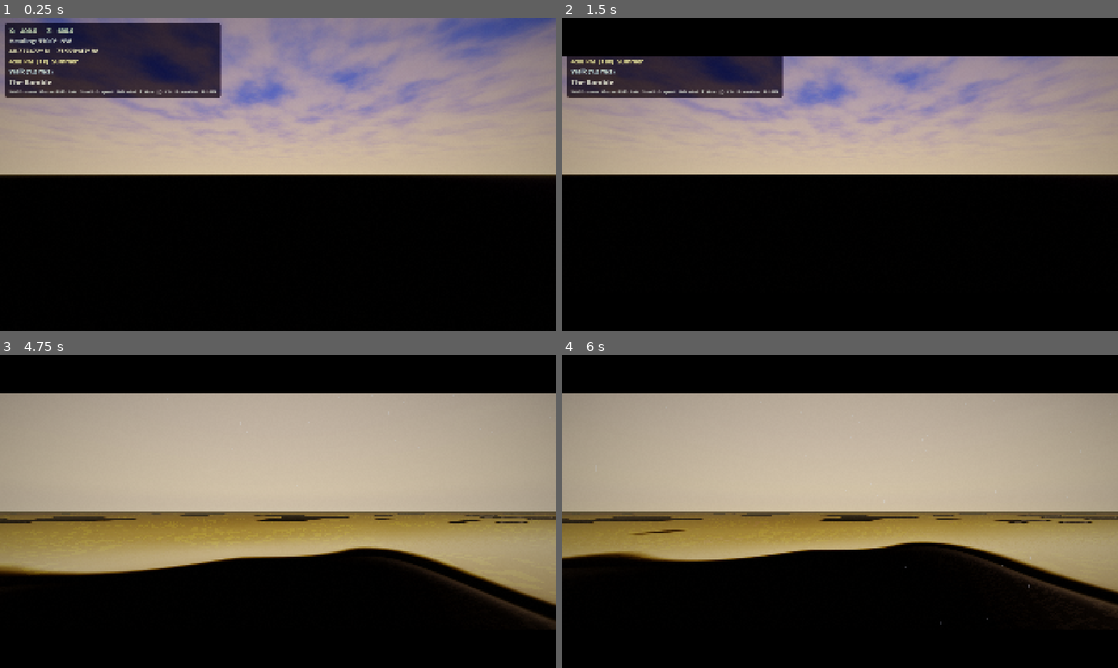
Above: before the commit, frames 1-4 (two rows, left to right).
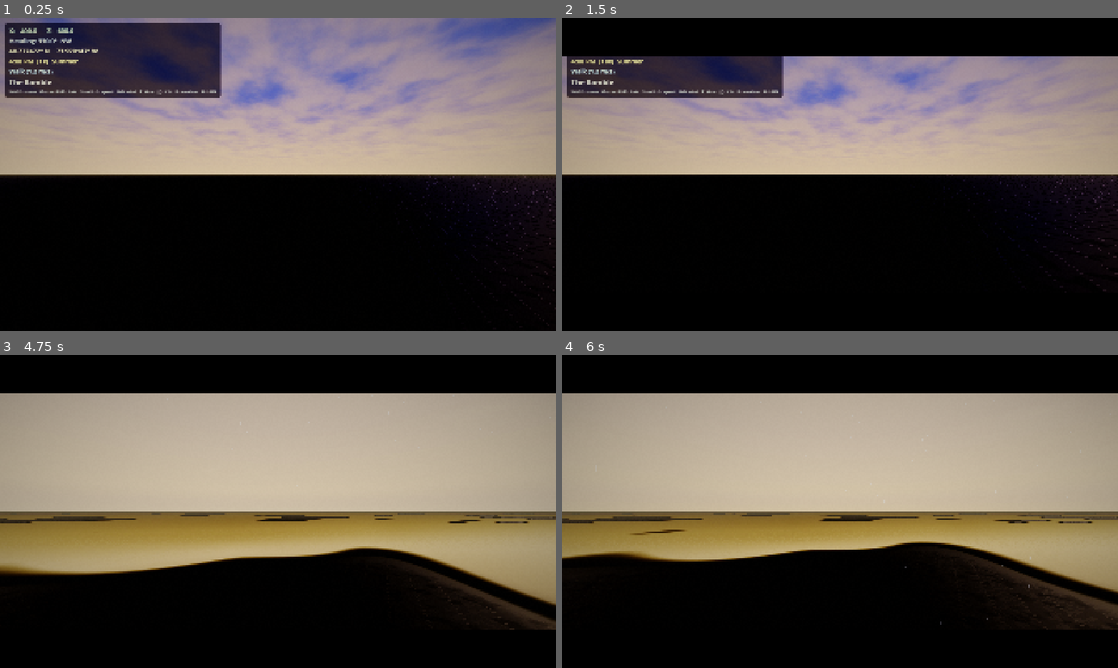
Above: after the commit, the same moments.

Repository: Central-Park-Walk/central-park-walk
Game: Godot game, scene res://main.tscn
Same seed, same stepped clock (60 frames per second), same inputs: the game is played once before the commit and once after it.
Inputs (mouse positions are in pixels of both pictures, inside the frame that each line leads up to):
- Up to frame 1 (0.25 s): no input
- Up to frame 2 (1.5 s): tap Enter at 0.5 s; move the mouse to (962, 158) at 0.52 s; hold D 0.53-1.28 s; tap T at 0.6 s; click (962, 158) at 0.67 s; move the mouse to (728, 190) at 1.27 s; hold S from 1.28 s (still down); tap L at 1.35 s
- Up to frame 3 (4.75 s): move the mouse to (333, 442) at 2.02 s; release S at 2.03 s; hold D 2.03-2.78 s; tap one key every 0.75 s from 2.1 s: P G H 9; move the mouse to (250, 574) at 2.77 s; hold W 2.78-3.53 s; click (250, 574) at 2.92 s; move the mouse to (444, 558) at 3.52 s; hold A from 3.53 s (still down); move the mouse to (111, 464) at 4.27 s
- Up to frame 4 (6 s): move the mouse to (867, 511) at 5.02 s; release A at 5.03 s; hold S 5.03-5.78 s; tap 0 at 5.1 s; click (867, 511) at 5.17 s; move the mouse to (756, 433) at 5.77 s; hold D from 5.78 s (still down); tap N at 5.85 s

The runs differ from the first frame. In frame 1, 0.3% of the frame differs, in the area x 70-100%, y 50-94%; in frame 2, 0.3%, in the area x 69-100%, y 50-88%; in frame 3, 0.1%; in frame 4, 0.2%.

Commit message:
Replace splat map atlas with vertex color surface blending
The fundamental architectural change: surface type classification moves
from a GPU texture atlas (8K RG8, filter_nearest → hard 0.61m cell
boundaries) to per-vertex colors baked in Python with Gaussian smoothing.
GPU hardware interpolation across triangle faces creates natural ~2m
transitions at all surface boundaries. No more grid artifacts.

Pipeline (convert_to_godot.py):
- prebake_world_atlas() returns surface array
- prebake_terrain_mesh() computes Gaussian-smoothed blend weights per vertex
- RGBA8 vertex colors: R=paved, G=unpaved, B=rock, A=building
- Sigma=2.5 pixels (~1.5m) blur for natural path-grass transitions
- terrain_mesh.bin v2 format with version marker + vertex color data

Runtime (main.gd):
- Reads v2 binary format with PackedColorArray
- Adds ARRAY_COLOR to terrain ArrayMesh
- Removes GPU atlas texture upload (_apply_surface_atlas)
- CPU-side atlas kept for builder queries (tree/grass placement)

Shader (terrain.gdshader):
- Reads vert_color varying instead of sampling surface_atlas texture
- Removes all 19 texture(surface_atlas, ...) calls
- Removes 4-neighbor sampling for path edge softening (vertex interpolation
  handles this naturally)
- Removes 4-neighbor water detection (uses shore_distance instead)
- Path/rock blending uses smooth vertex color weights with mix()
- ~80 lines of neighbor-sampling code eliminated

Co-Authored-By: Claude Opus 4.6 <noreply@anthropic.com>

Diff:
--- a/main.gd
+++ b/main.gd
@@ -194,8 +194,10 @@
 		print("main: landuse map: %d ms" % (Time.get_ticks_msec() - _mt)); _mt = Time.get_ticks_msec()
 		_apply_structure_mask()
 		print("main: structure mask: %d ms" % (Time.get_ticks_msec() - _mt)); _mt = Time.get_ticks_msec()
-		_apply_surface_atlas()
-		print("main: surface atlas: %d ms" % (Time.get_ticks_msec() - _mt)); _mt = Time.get_ticks_msec()
+		# Surface atlas GPU texture no longer needed — vertex colors in terrain mesh
+		# provide smooth surface blending. CPU-side atlas still used by builders.
+		# _apply_surface_atlas()
+		print("main: vertex colors replace surface atlas GPU texture")
 	_player = _setup_player()
 	if _park_loader and _park_loader.boundary_polygon.size() > 2:
 		_player.boundary_polygon = _park_loader.boundary_polygon
@@ -1550,6 +1552,8 @@
 	# At 8192×8192 (0.61m cells), LiDAR detail is preserved: bridge decks,
 	# parapets, steps, retaining walls, rock outcrops — all in the geometry.
 	# Shader heightmap texture provides per-pixel normals for sub-cell shading.
+	# V2 format: vertex colors encode smoothed surface blend weights — GPU
+	# interpolation creates smooth transitions, eliminating the splat map grid.
 	var mesh_path := "res://terrain_mesh.bin"
 	if not FileAccess.file_exists(mesh_path):
 		print("ERROR: terrain_mesh.bin not found — run convert_to_godot.py")
@@ -1558,6 +1562,8 @@
 	var n_verts := mf.get_32()
 	var n_indices := mf.get_32()
 	var world_sz := mf.get_float()
+	# Check for v2 format (has vertex colors)
+	var mesh_version := mf.get_32()  # v2 = vertex colors present
 	# Read positions: n_verts × 3 floats (x, y, z interleaved)
 	var pos_buf := mf.get_buffer(n_verts * 12)
 	var pos_f32 := pos_buf.to_float32_array()
@@ -1570,6 +1576,19 @@
 		var pz := pos_f32[i * 3 + 2]
 		verts[i] = Vector3(px, pos_f32[i * 3 + 1], pz)
 		uvs[i] = Vector2((px + half) * inv_ws, (pz + half) * inv_ws)
+	# Read vertex colors if v2 format: n_verts × 4 bytes (RGBA8)
+	# R=paved path blend, G=unpaved blend, B=rock blend, A=building blend
+	var vert_colors := PackedColorArray()
+	if mesh_version >= 2:
+		var col_buf := mf.get_buffer(n_verts * 4)
+		vert_colors.resize(n_verts)
+		for i in n_verts:
+			vert_colors[i] = Color(
+				col_buf[i * 4] / 255.0,
+				col_buf[i * 4 + 1] / 255.0,
+				col_buf[i * 4 + 2] / 255.0,
+				col_buf[i * 4 + 3] / 255.0)
+		print("Terrain: vertex colors loaded (v2 — smooth surface blending)")
 	# Read indices: n_indices × uint32
 	var idx_buf := mf.get_buffer(n_indices * 4)
 	var indices := idx_buf.to_int32_array()
@@ -1580,6 +1599,8 @@
 	var arrays: Array = []; arrays.resize(Mesh.ARRAY_MAX)
 	arrays[Mesh.ARRAY_VERTEX]  = verts
 	arrays[Mesh.ARRAY_TEX_UV]  = uvs
+	if not vert_colors.is_empty():
+		arrays[Mesh.ARRAY_COLOR] = vert_colors
 	arrays[Mesh.ARRAY_INDEX]   = indices
 	var mesh := ArrayMesh.new()
 	mesh.add_surface_from_arrays(Mesh.PRIMITIVE_TRIANGLES, arrays)
--- a/shaders/terrain.gdshader
+++ b/shaders/terrain.gdshader
@@ -67,11 +67,16 @@
 // Structure mask from LiDAR (HH - BE difference): 0=ground, 1-254=height in half-feet
 uniform sampler2D structure_mask : filter_linear, repeat_disable;
 
-// World atlas surface type (R channel from world_atlas.bin, 8K):
-// 0=outside, 1=grass, 2=paved_path, 3=unpaved_path, 4=water, 5=building, 6=bridge, 7=rock
-uniform sampler2D surface_atlas : filter_nearest, repeat_disable;
+// Vertex colors encode smoothed surface blend weights (from convert_to_godot.py):
+// R = paved path/bridge blend (0-1, Gaussian smoothed)
+// G = unpaved trail blend (0-1, Gaussian smoothed)
+// B = rock blend (0-1, slope + atlas smoothed)
+// A = building area blend (0-1)
+// GPU hardware interpolation across triangle faces creates smooth transitions —
+// no more 0.61m grid artifacts from the old splat map atlas.
 
 varying vec3 world_pos;
+varying vec4 vert_color;
 
 #include "res://shaders/include/hash_noise.gdshaderinc"
 
@@ -122,6 +127,7 @@
 
 void vertex() {
 	world_pos = (MODEL_MATRIX * vec4(VERTEX, 1.0)).xyz;
+	vert_color = COLOR;  // GPU interpolates across triangle face → smooth transitions
 }
 
 void fragment() {
@@ -337,123 +343,84 @@
 		grass_rgh = mix(grass_rgh, d_rgh, dirt_blend);
 	}
 
-	// --- Path-edge wear: grass thins out near heavily-used paths ---
-	// Sample atlas neighbors to detect nearby path surfaces
-	float atlas_val = texture(surface_atlas, splat_uv).r * 255.0;
-	int surface_type = int(atlas_val + 0.5);
-	float slope = 1.0 - terrain_n.y;  // 0=flat, 1=vertical (used by paths and rock sections)
-	if (surface_type == 1 && slope < 0.15) {
-		// Count path neighbors within 2-cell radius — detects proximity to paths
-		float path_near = 0.0;
-		float s2 = htexel * 2.0;
-		float sn = texture(surface_atlas, splat_uv + vec2(0.0, -s2)).r * 255.0;
-		float ss = texture(surface_atlas, splat_uv + vec2(0.0,  s2)).r * 255.0;
-		float se = texture(surface_atlas, splat_uv + vec2( s2, 0.0)).r * 255.0;
-		float sw = texture(surface_atlas, splat_uv + vec2(-s2, 0.0)).r * 255.0;
-		int isn = int(sn + 0.5); int iss = int(ss + 0.5);
-		int ise = int(se + 0.5); int isw = int(sw + 0.5);
-		if (isn == 2 || isn == 3 || isn == 6) path_near += 1.0;
-		if (iss == 2 || iss == 3 || iss == 6) path_near += 1.0;
-		if (ise == 2 || ise == 3 || ise == 6) path_near += 1.0;
-		if (isw == 2 || isw == 3 || isw == 6) path_near += 1.0;
-		if (path_near > 0.5) {
-			// Worn grass at path edges: browner, lighter, trampled, bare dirt showing through
-			float wear = path_near * 0.30;
-			float wear_noise = vnoise(world_pos.xz * 0.3) * 0.35;
-			wear = clamp(wear + wear_noise - 0.10, 0.0, 0.65);
-			vec3 worn_grass = grass_alb * vec3(1.18, 0.95, 0.62);  // brown, trampled dirt
-			grass_alb = mix(grass_alb, worn_grass, wear);
-			// Desaturate worn areas — exposed soil is less green
-			float worn_lum = dot(grass_alb, vec3(0.299, 0.587, 0.114));
-			grass_alb = mix(grass_alb, vec3(worn_lum) * vec3(1.04, 1.0, 0.92), wear * 0.3);
-			grass_rgh = mix(grass_rgh, grass_rgh + 0.12, wear);
-		}
-	}
-
-	// --- Paths from world atlas: paved (2) and unpaved (3) surfaces ---
-	// This makes paths visually distinct from grass — the biggest single visual improvement.
-	bool is_paved = (surface_type == 2 || surface_type == 6);   // paved path or bridge deck
-	bool is_unpaved = (surface_type == 3);
-	if (is_paved && slope < 0.20) {
+	// --- Surface blend weights from vertex colors (replaces splat map atlas) ---
+	// Vertex colors are Gaussian-smoothed in Python → GPU hardware interpolation
+	// creates natural ~2m transitions at surface boundaries. No grid artifacts.
+	float paved_w = vert_color.r;    // paved path / bridge deck blend
+	float unpaved_w = vert_color.g;  // unpaved trail blend
+	float rock_w = vert_color.b;     // rock blend (slope + atlas combined)
+	float bldg_w = vert_color.a;     // building area suppression
+	float path_proximity = max(paved_w, unpaved_w);  // near any path type
+	float slope = 1.0 - terrain_n.y;  // 0=flat, 1=vertical
+
+	// --- Path-edge wear: grass thins out near paths ---
+	// Vertex color interpolation gives smooth proximity — no neighbor sampling needed
+	if (path_proximity > 0.02 && path_proximity < 0.6 && slope < 0.15) {
+		// Transition zone: vertex color is between 0 (pure grass) and 1 (pure path)
+		// This IS the worn grass-to-path edge, naturally smooth
+		float wear = path_proximity * 0.50;
+		float wear_noise = vnoise(world_pos.xz * 0.3) * 0.25;
+		wear = clamp(wear + wear_noise - 0.05, 0.0, 0.55);
+		vec3 worn_grass = grass_alb * vec3(1.18, 0.95, 0.62);  // brown, trampled dirt
+		grass_alb = mix(grass_alb, worn_grass, wear);
+		float worn_lum = dot(grass_alb, vec3(0.299, 0.587, 0.114));
+		grass_alb = mix(grass_alb, vec3(worn_lum) * vec3(1.04, 1.0, 0.92), wear * 0.3);
+		grass_rgh = mix(grass_rgh, grass_rgh + 0.12, wear);
+	}
+
+	// --- Paths: paved and unpaved surfaces (vertex color blended) ---
+	// Vertex colors provide smooth blend weights — no neighbor sampling needed.
+	// paved_w smoothly transitions from 0 (grass) through edge zone to 1 (path center).
+	if (paved_w > 0.02 && slope < 0.20) {
 		// Asphalt paving — dark gray, slightly rough
 		vec2 puv = world_pos.xz / path_tile_m;
 		vec3 p_alb = texture(path_alb_arr, vec3(puv, 0.0)).rgb;  // layer 0 = Asphalt
 		vec3 p_nrm = texture(path_nrm_arr, vec3(puv, 0.0)).rgb;
 		float p_rgh = clamp(texture(path_rgh_arr, vec3(puv, 0.0)).r + 0.05, 0.0, 1.0);
 		// NYC Parks asphalt: neutral medium gray, slightly weathered
-		// PBR asphalt textures are ~0.08-0.12 in linear space; real sun-worn
-		// Central Park paths read ~0.20-0.30 — neutral gray, not pinkish
-		// Desaturate texture to remove colored aggregate speckles
 		float p_lum = dot(p_alb, vec3(0.2126, 0.7152, 0.0722));
 		p_alb = mix(p_alb, vec3(p_lum), 0.5);  // 50% desaturation
 		p_alb *= vec3(2.5, 2.5, 2.45);
-		// Asphalt patch repairs — NYC Parks constantly patches paths with fresh
-		// asphalt that's darker than the weathered surface around it. This creates
-		// a distinctive mosaic of different-age repair patches.
+		// Asphalt patch repairs — distinctive NYC Parks mosaic
 		float patch_hash = hash2(floor(world_pos.xz * 0.25));  // 4m patch grid
-		float is_patch = step(0.72, patch_hash);  // ~28% of surface is repaired
-		float patch_age = fract(patch_hash * 7.3);  // age variation within patches
-		// Fresh patches are darker (0.75×), old patches blend back to normal
+		float is_patch = step(0.72, patch_hash);  // ~28% repaired
+		float patch_age = fract(patch_hash * 7.3);
 		p_alb *= mix(1.0, mix(0.72, 0.92, patch_age), is_patch);
-		// Fine hairline cracks — stress fractures in old asphalt
+		// Fine hairline cracks
 		float crack_n = vnoise(world_pos.xz * 2.5);
 		float crack = smoothstep(0.48, 0.50, crack_n) * smoothstep(0.52, 0.50, crack_n);
-		p_alb *= mix(1.0, 0.70, crack * 0.5);  // cracks are darker
-		// Patchy wear — lighter in high-traffic center, darker at edges
+		p_alb *= mix(1.0, 0.70, crack * 0.5);
+		// Patchy wear
 		float wear = fbm(world_pos.xz * 0.05, 2);
 		p_alb *= (0.90 + wear * 0.20);
-		// Edge softening: blend with surrounding grass at path borders
-		// Sample atlas neighbors to detect path-grass boundary
-		float edge_n = texture(surface_atlas, splat_uv + vec2(0.0, -htexel * 2.0)).r * 255.0;
-		float edge_s = texture(surface_atlas, splat_uv + vec2(0.0,  htexel * 2.0)).r * 255.0;
-		float edge_e = texture(surface_atlas, splat_uv + vec2( htexel * 2.0, 0.0)).r * 255.0;
-		float edge_w = texture(surface_atlas, splat_uv + vec2(-htexel * 2.0, 0.0)).r * 255.0;
-		float neighbors_path = 0.0;
-		if (int(edge_n + 0.5) == 2 || int(edge_n + 0.5) == 6) neighbors_path += 1.0;
-		if (int(edge_s + 0.5) == 2 || int(edge_s + 0.5) == 6) neighbors_path += 1.0;
-		if (int(edge_e + 0.5) == 2 || int(edge_e + 0.5) == 6) neighbors_path += 1.0;
-		if (int(edge_w + 0.5) == 2 || int(edge_w + 0.5) == 6) neighbors_path += 1.0;
-		// Full blend at path center (4 neighbors also path), softer at edges
-		float path_blend = clamp(neighbors_path * 0.25 + 0.15 + edge_noise * 0.1, 0.0, 1.0);
-		grass_alb = mix(grass_alb, p_alb, path_blend);
-		grass_nrm = mix(grass_nrm, p_nrm, path_blend);
-		grass_rgh = mix(grass_rgh, p_rgh, path_blend);
-	}
-	if (is_unpaved && slope < 0.20) {
+		// Smooth blend from vertex color — natural grass-to-asphalt transition
+		grass_alb = mix(grass_alb, p_alb, paved_w);
+		grass_nrm = mix(grass_nrm, p_nrm, paved_w);
+		grass_rgh = mix(grass_rgh, p_rgh, paved_w);
+	}
+	if (unpaved_w > 0.02 && slope < 0.20) {
 		// Unpaved trail: compacted gravel/dirt — brown-gray
 		vec2 puv = world_pos.xz / path_tile_m;
 		vec3 p_alb = texture(path_alb_arr, vec3(puv, 3.0)).rgb;  // layer 3 = Gravel
 		vec3 p_nrm = texture(path_nrm_arr, vec3(puv, 3.0)).rgb;
 		float p_rgh = clamp(texture(path_rgh_arr, vec3(puv, 3.0)).r + 0.08, 0.0, 1.0);
-		// Compacted earth tone: warm tan-gray (packed gravel/decomposed granite)
-		// PBR gravel textures are too dark — Central Park bridle paths and
-		// unpaved trails are light tan-gray decomposed granite
+		// Compacted earth tone: warm tan-gray decomposed granite
 		p_alb *= vec3(2.2, 1.9, 1.6);
-		// Exposed pebbles and stones — scattered lighter specks in gravel
+		// Exposed pebbles and stones
 		float pebble = hash2(floor(world_pos.xz * 4.0));
 		if (pebble > 0.85) {
-			p_alb *= mix(1.0, 1.25, fract(pebble * 7.1));  // bright pebble
+			p_alb *= mix(1.0, 1.25, fract(pebble * 7.1));
 		}
-		// Ruts and puddle-prone depressions — trails have more organic wear pattern
+		// Ruts and puddle-prone depressions
 		float rut = vnoise(world_pos.xz * 0.12);
 		p_alb *= mix(0.85, 1.05, smoothstep(0.3, 0.7, rut));
-		// Foot traffic variation — center lighter from compaction
+		// Foot traffic variation
 		float wear = fbm(world_pos.xz * 0.04, 2);
 		p_alb *= (0.88 + wear * 0.24);
-		// Edge softening (same neighbor sampling)
-		float edge_n = texture(surface_atlas, splat_uv + vec2(0.0, -htexel * 2.0)).r * 255.0;
-		float edge_s = texture(surface_atlas, splat_uv + vec2(0.0,  htexel * 2.0)).r * 255.0;
-		float edge_e = texture(surface_atlas, splat_uv + vec2( htexel * 2.0, 0.0)).r * 255.0;
-		float edge_w = texture(surface_atlas, splat_uv + vec2(-htexel * 2.0, 0.0)).r * 255.0;
-		float neighbors_path = 0.0;
-		if (int(edge_n + 0.5) == 3) neighbors_path += 1.0;
-		if (int(edge_s + 0.5) == 3) neighbors_path += 1.0;
-		if (int(edge_e + 0.5) == 3) neighbors_path += 1.0;
-		if (int(edge_w + 0.5) == 3) neighbors_path += 1.0;
-		float path_blend = clamp(neighbors_path * 0.25 + 0.15 + edge_noise * 0.1, 0.0, 1.0);
-		grass_alb = mix(grass_alb, p_alb, path_blend);
-		grass_nrm = mix(grass_nrm, p_nrm, path_blend);
-		grass_rgh = mix(grass_rgh, p_rgh, path_blend);
+		// Smooth blend from vertex color — natural grass-to-gravel transition
+		grass_alb = mix(grass_alb, p_alb, unpaved_w);
+		grass_nrm = mix(grass_nrm, p_nrm, unpaved_w);
+		grass_rgh = mix(grass_rgh, p_rgh, unpaved_w);
 	}
 
 	// Running track zones(9): distinctive reddish-brown cinder surface
@@ -489,25 +456,14 @@
 		grass_rgh = mix(grass_rgh, sh_rgh, shore_blend);
 	}
 
-	// Water zone (12) OR atlas water surface (4) — dark muddy ground under water surface
-	// Without this, water-edge terrain cells render as bright grass through transparent water.
-	// Also check if ANY neighbor is water — eliminates checkerboard at water/grass boundaries.
+	// Water zone (12) — dark muddy ground under/near water surface.
+	// Uses shore_distance for smooth proximity (no atlas neighbor sampling needed).
 	float water_near = 0.0;
-	if (surface_type == 4 || zone_id == 12) {
+	if (zone_id == 12) {
 		water_near = 1.0;
-	} else if (surface_type == 1) {
-		// Check 4 neighbors for water — catches the alternating grass cells at water edge
-		float htx = 1.0 / float(textureSize(surface_atlas, 0).x);
-		float sn2 = texture(surface_atlas, splat_uv + vec2(0.0, -htx)).r * 255.0;
-		float ss2 = texture(surface_atlas, splat_uv + vec2(0.0,  htx)).r * 255.0;
-		float se2 = texture(surface_atlas, splat_uv + vec2( htx, 0.0)).r * 255.0;
-		float sw2 = texture(surface_atlas, splat_uv + vec2(-htx, 0.0)).r * 255.0;
-		float w_count = 0.0;
-		if (int(sn2 + 0.5) == 4) w_count += 1.0;
-		if (int(ss2 + 0.5) == 4) w_count += 1.0;
-		if (int(se2 + 0.5) == 4) w_count += 1.0;
-		if (int(sw2 + 0.5) == 4) w_count += 1.0;
-		water_near = w_count * 0.3;  // partial blend based on how many neighbors are water
+	} else if (shore_dist_m < 3.0) {
+		// Very close to water — smooth transition from shore distance field
+		water_near = smoothstep(3.0, 0.5, shore_dist_m);
 	}
 	if (water_near > 0.01) {
 		// Underwater/waterside silt/mud: dark brown-gray, organic sediment
@@ -517,15 +473,13 @@
 		grass_rgh = mix(grass_rgh, 0.95, clamp(water_near, 0.0, 1.0));
 	}
 
-	// Rock on steep slopes + atlas rock (type 7) — Manhattan schist outcrops
+	// Rock on steep slopes + vertex color rock blend — Manhattan schist outcrops
 	// Schist: gray base + mica sparkle (slight specular) + rusty weathering patches
 	// LiDAR at 2.4m/cell smooths real slopes significantly, so use low thresholds.
 	float rock_noise = fbm(world_pos.xz * 0.05, 2) * 0.06;
 	float rock_blend = smoothstep(0.10, 0.25, slope + rock_noise);
-	// Atlas surface type 7 = rock: boost rock blend for flat exposed bedrock
-	if (surface_type == 7) {
-		rock_blend = max(rock_blend, 0.85);
-	}
+	// Vertex color B = pre-computed rock blend (slope + atlas, Gaussian smoothed)
+	rock_blend = max(rock_blend, rock_w);
 	float rock_specular = 0.0;
 	if (rock_blend > 0.01) {
 		vec2 ruv = world_pos.xz / rock_tile_m;
@@ -605,8 +559,8 @@
 		float struct_slope = 1.0 - terrain_n.y;  // 0=flat, 1=vertical
 		// Large-scale warm/cool variation — some areas sandstone-warm, others schist-gray
 		float warmth = fbm(world_pos.xz * 0.004, 2);
-		// Atlas rock outcrops are Manhattan schist — always cool gray
-		if (surface_type == 7) warmth = 0.12;
+		// Vertex color rock areas are Manhattan schist — always cool gray
+		if (rock_w > 0.5) warmth = mix(warmth, 0.12, rock_w);
 		// Named structure overrides — force warmth for known materials
 		// Bethesda Terrace: New Brunswick sandstone (warm mustard-olive)
 		float d_beth_s = length(world_pos.xz - vec2(-458.0, 949.0));
@@ -896,7 +850,7 @@
 		float summer_bloom = smoothstep(0.5, 1.0, season_t) * smoothstep(2.3, 1.8, season_t);
 		float late_summer = smoothstep(1.3, 1.8, season_t) * smoothstep(2.5, 2.0, season_t);
 		float any_bloom = max(spring_bloom, max(summer_bloom, late_summer));
-		if (any_bloom > 0.01 && slope < 0.15 && !is_paved && !is_unpaved && !is_dirt) {
+		if (any_bloom > 0.01 && slope < 0.15 && path_proximity < 0.3 && !is_dirt) {
 			// Wildflowers prefer meadows, woodland edges, and unmowed areas
 			float flower_zone = is_woodland ? 0.30 : (meadow_blend > 0.3 ? 0.60 : 0.15);
 			// Noise determines where flowers appear (patchy, natural distribution)
Not shown, changed: convert_to_godot.py
